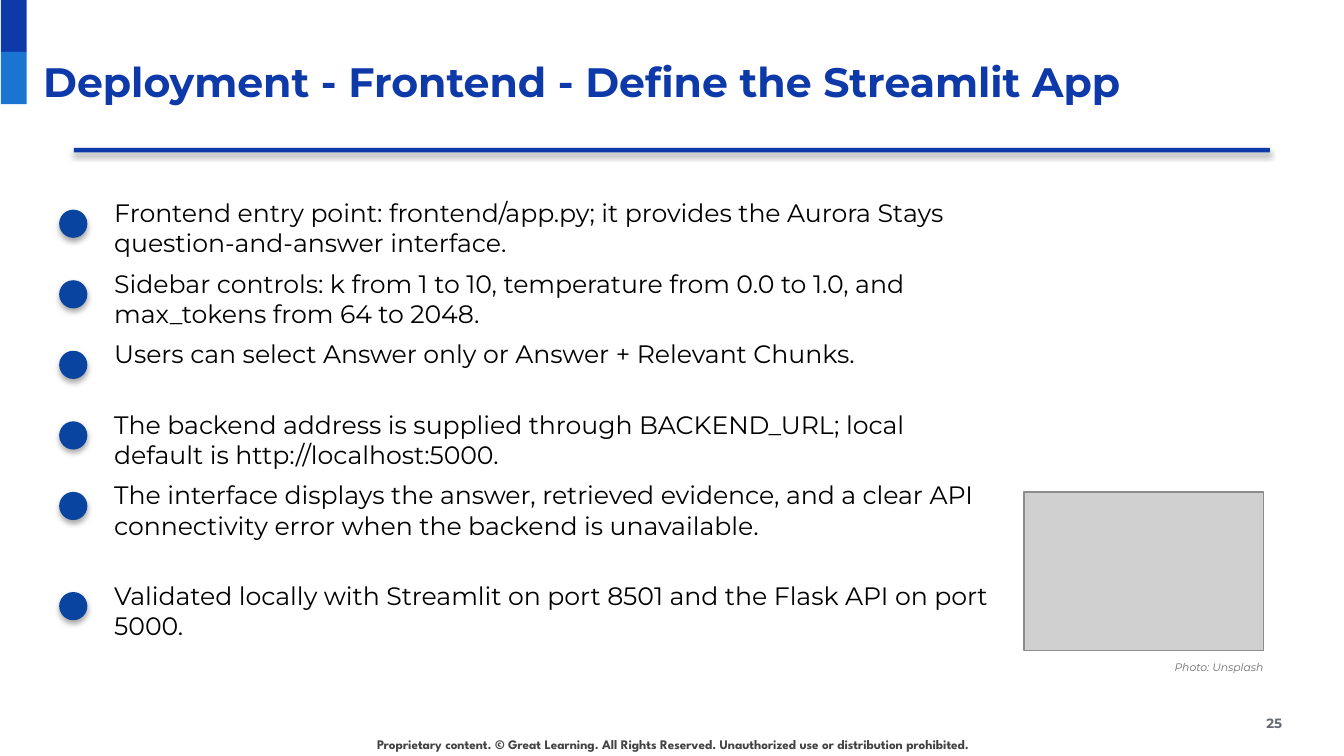
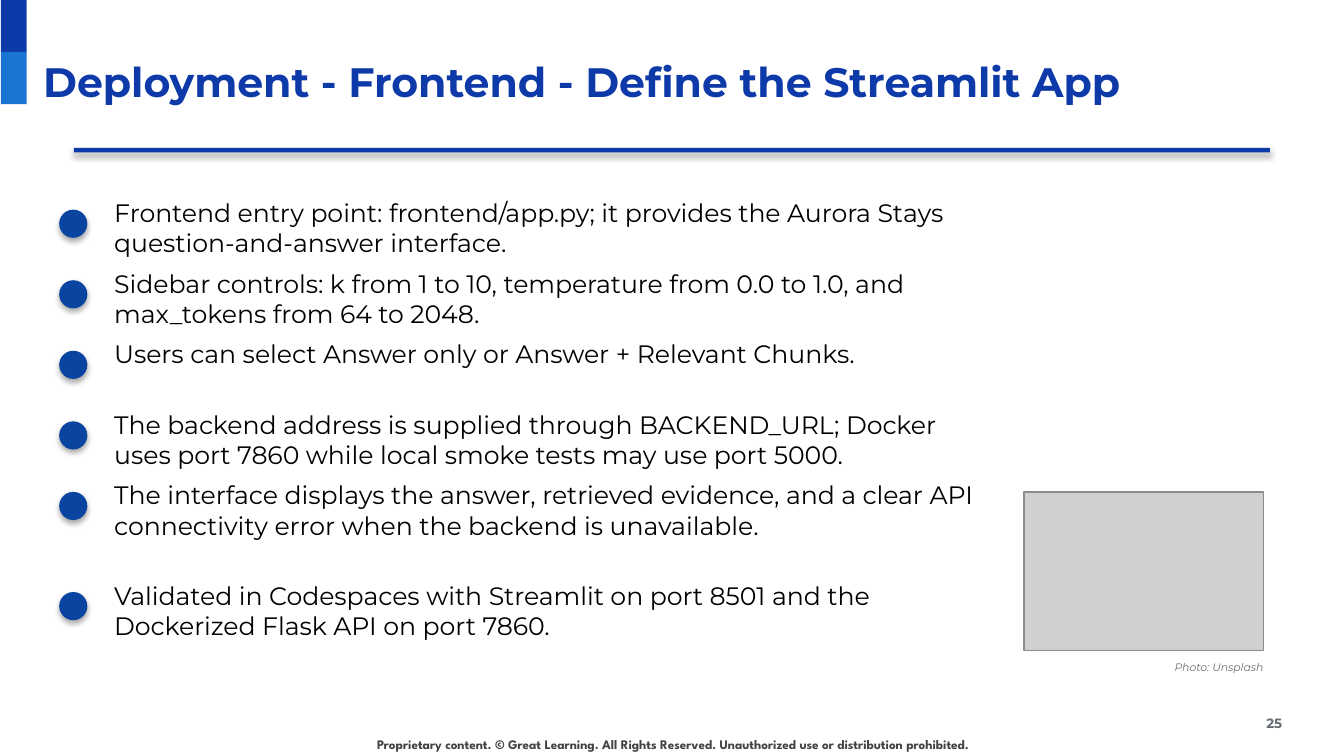
Before and after one commit to raovutukoor1/aurora-stay-qna-120-token-option, a slide deck: slide 25 of presentations/Aurora_Stays_RAG_120_Token_Option.pptx. Drawn at 1344x756 pixels with LibreOffice and Linux fonts; fonts in the diff are those of the drawing; grey boxes stand for pictures; background and template pictures are left out. Boxes give left, top, right and bottom in pixels: in the first picture for what was removed or moved away, otherwise in the second. Text is boxed around its words. In the diff, an @@ line names an element or a change of style, - is before the commit and + after.

Commit message:
Update 120-token deployment slides with Codespaces validation

```diff
--- a/presentations/Aurora_Stays_RAG_120_Token_Option.pptx
+++ b/presentations/Aurora_Stays_RAG_120_Token_Option.pptx
@@ text at (114, 415, 936, 469): text changed @@
-The backend address is supplied through BACKEND_URL; local default is http://localhost:5000.
+The backend address is supplied through BACKEND_URL; Docker uses port 7860 while local smoke tests may use port 5000.
@@ text at (114, 586, 869, 640): text changed @@
-Validated locally with Streamlit on port 8501 and the Flask API on port 5000.
+Validated in Codespaces with Streamlit on port 8501 and the Dockerized Flask API on port 7860.
```
Also in this commit, not shown: 21 other slides changed, 1 other file.
